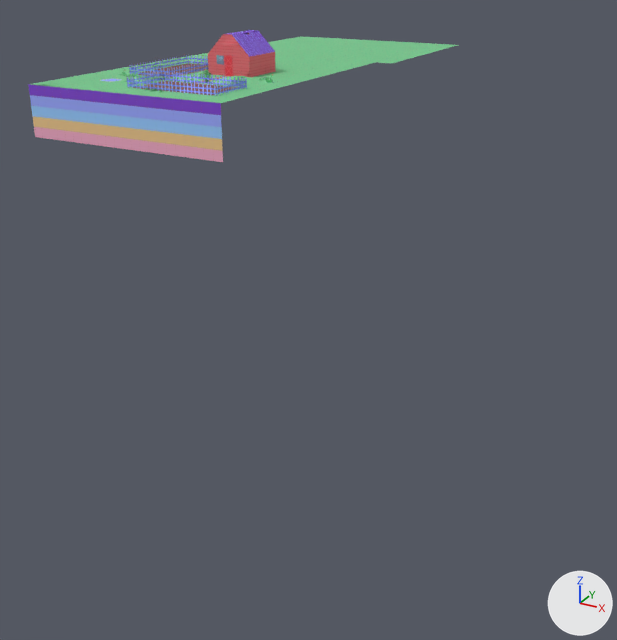
The OBJ model Assets/Models/farm.obj, before and after one commit.
Both versions are drawn from a 50 mm lens placed at (95.2, -144.8, 24.3), pointed at (0.5, 27.4, -61.8). The axes (+X, +Y, +Z) are drawn at lower right. The lights are the same throughout. Where no turn or scale is listed for an object, it has been applied to the vertices. Vertices at the same position are counted once.

The older version as bpy lines, for what is in view:
```python
me_default = bpy.data.meshes.new('Default')
me_default.from_pydata(...)  # 2278 vertices, 3483 faces; spans x -32.0..16.0, y -24.0..82.0, z -10.0..8.1
me_default.materials.append(mat_material1)
ob_default = bpy.data.objects.new('Default', me_default)
ob_default.location = (0.0, 0.0, 0.0)
```
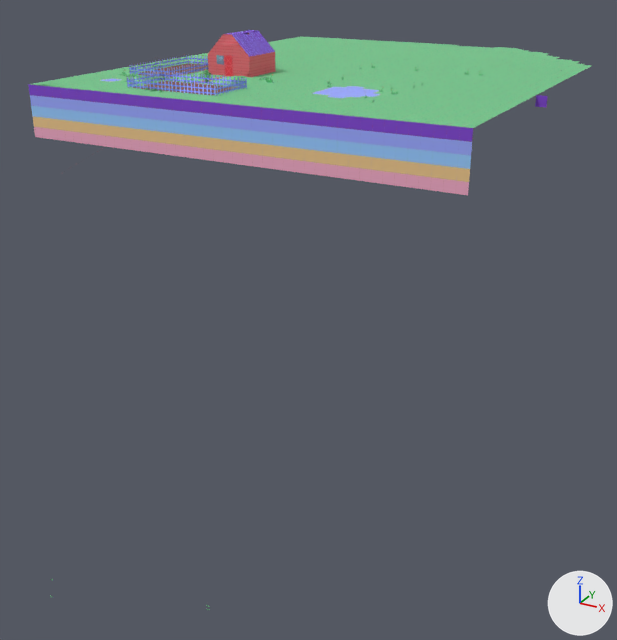
Where the change shows, as pixel boxes [x1, y1, x2, y2] in the pictures (617 x 640 px):
'Default', reshaped (31% wider, 338% taller)
    before: [28, 30, 457, 162]
    after: [28, 30, 592, 611]
part 1 of me_default, added
    after: [221, 46, 592, 195]

What the commit changed:
me_default is used by ob_default; location (0.0, 0.0, 0.0).
me_default had 2278 vertices, 3483 faces and spanned x -32.0..16.0, y -24.0..82.0, z -10.0..8.1.
me_default now has 3783 vertices, 5899 faces and spans x -50.0..58.0, y -24.0..82.0, z -133.0..8.1.
me_default part 1: 1463 vertices added at x -36.5..58.0, y -24.0..82.0, z -20.0..2.0.
